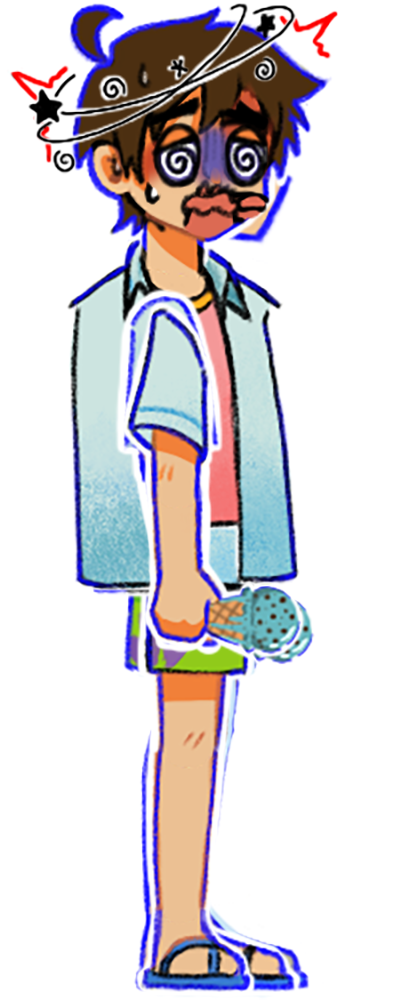
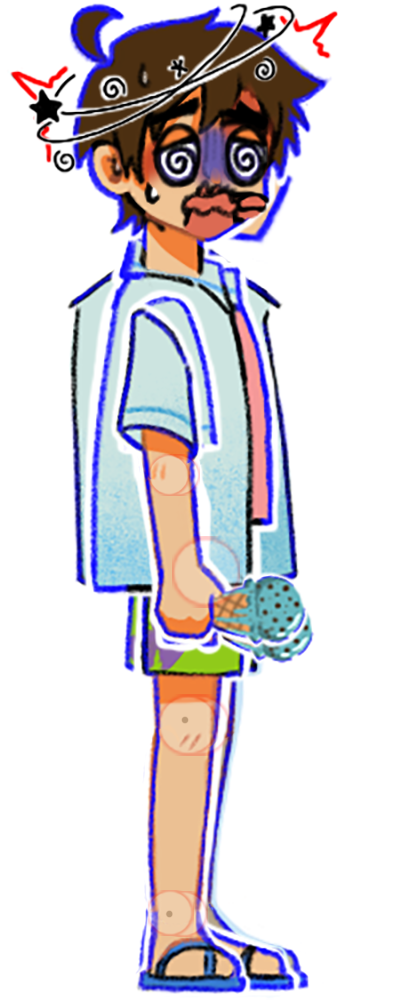
Comparing the layer stacks of the two 400 x 1000 images. Changes:
added group "Rig Point" (20%) with 7 layers above "Face" over (148, 454, 240, 937)
renamed "Head_45" to "RIght", moved it into group "Rig Point", painted on it over (83, 237, 281, 496)
renamed "R_Upper_Leg_45" to "Left", moved it into group "Rig Point", painted on it over (136, 454, 287, 770)
painted on "R_Upper_Arm_45" over (107, 298, 218, 512)
painted on "R_Lower_Arm_IceCream_45" over (135, 441, 312, 661)
painted on "R_Lower_Arm_45" over (136, 441, 236, 652)
painted on "R_Upper_Arm_90" over (114, 286, 226, 494)
painted on "R_Lower_Arm_90" over (134, 416, 234, 658)
painted on "R_Lower_Arm_icecream_90" over (134, 416, 315, 670)
moved "Body_90" out of group "Body", painted on it over (82, 237, 284, 604)
removed group "Body" (2 layers) over (82, 237, 304, 604)
moved "Body_45" out of group "Body" over (82, 237, 301, 594)
added layer "R_Upper_Leg_45" in group "R_Leg" over (132, 464, 283, 772)
painted on "R_Lower_Leg_45" over (140, 677, 230, 928)
painted on "R_Upper_Leg_90" over (122, 448, 264, 752)
painted on "R_Lower_Leg_90" over (138, 680, 232, 958)
painted on "L_Upper_Leg_45" over (126, 460, 277, 769)
painted on "L_Lower_Leg_45" over (142, 682, 241, 924)
painted on "L_Upper_Leg_90" over (135, 466, 276, 748)
painted on "L_Lower_Leg_90" over (149, 674, 244, 958)
painted on "L_Upper_Arm_45" over (109, 257, 238, 498)
painted on "L_Lower_Arm_45" over (132, 440, 227, 653)
painted on "L_Upper_Arm_90" over (128, 288, 240, 496)
painted on "L_Lower_Arm_90" over (140, 422, 244, 649)
…and 15 more changes (6 added, 5 painted, 2 removed, 3 stack)
